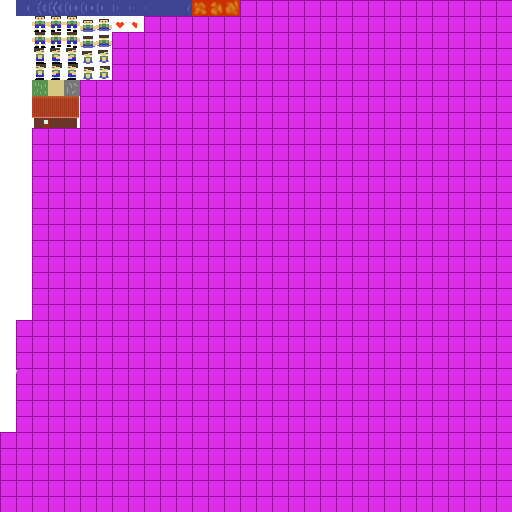
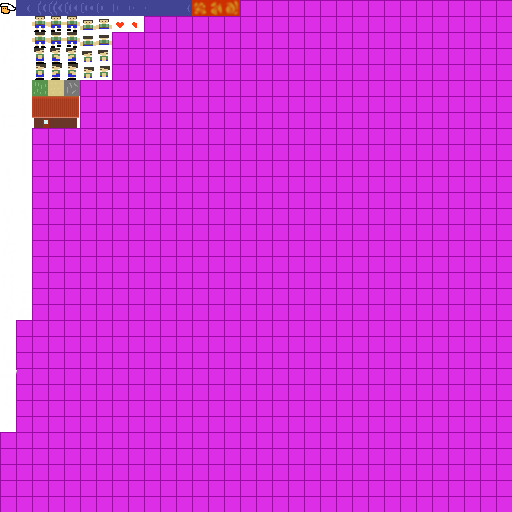
Comparing the layer stacks of the two 512×512 images. Changes:
showed "Liitetty taso" over [0, 3, 16, 14]
painted on "spriteSheet.png" over [81, 29, 111, 80]
